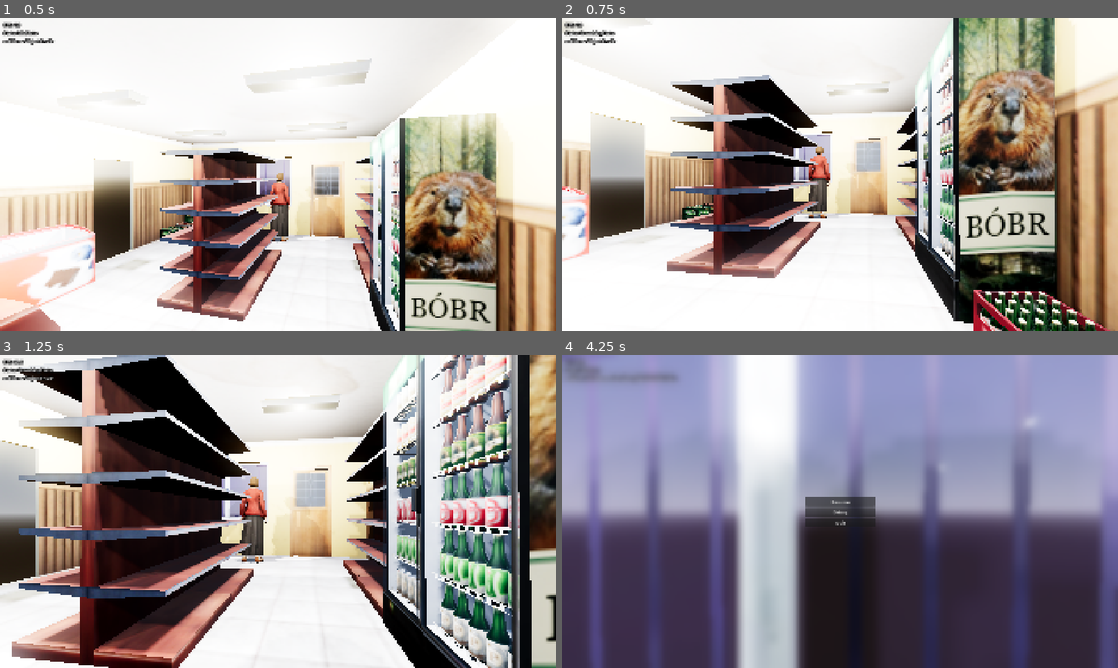
Above: before the commit, frames 1-4 (two rows, left to right).
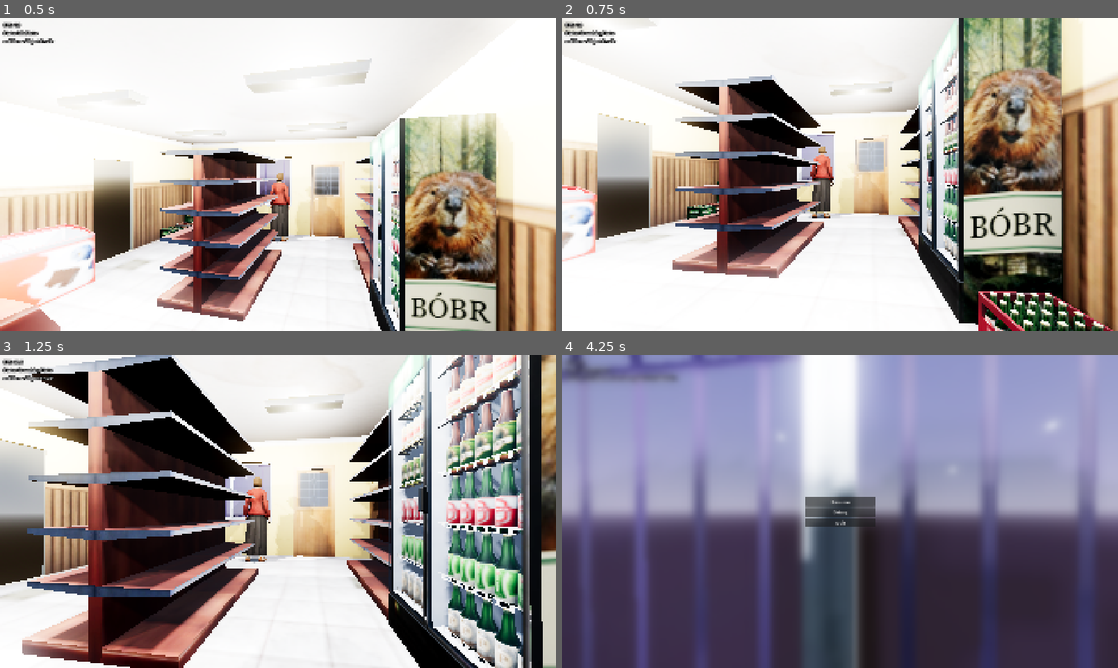
Above: after the commit, the same moments.

Repository: takanazwa5/ProjektMonopolowy
Game: Godot game, scene res://scenes/game/game.tscn
The game is run twice, just before and just after one commit, with the same random seed, the same clock (stepped at 60 frames per second) and the same inputs.
Inputs (mouse positions are in pixels of both pictures, inside the frame that each line leads up to):
- Up to frame 1 (0.5 s): no input
- Up to frame 2 (0.75 s): tap Enter at 0.5 s; move the mouse to (867, 174) at 0.52 s; hold W (walk_forward) from 0.53 s (still down); hold Ctrl (crouch) from 0.53 s (still down); click (867, 174) at 0.67 s
- Up to frame 3 (1.25 s): keep holding W (walk_forward); keep holding Ctrl (crouch)
- Up to frame 4 (4.25 s): keep holding W (walk_forward); move the mouse to (812, 511) at 1.27 s; release Ctrl (crouch) at 1.28 s; tap G (drop_item) at 1.35 s; click (812, 511) at 1.42 s; move the mouse to (851, 505) at 2.02 s; hold E (interact) 2.03-2.78 s; click (851, 505) at 2.17 s; move the mouse to (834, 517) at 2.77 s; tap Ctrl (crouch) at 2.85 s; click (834, 517) at 2.92 s; move the mouse to (878, 514) at 3.52 s; hold G (drop_item) from 3.53 s (still down); click (878, 514) at 3.67 s; tap Escape (ui_cancel) at 4.15 s

Frame 1 is identical in both runs. In frame 2, 28% of the frame differs, in the area x 0-100%, y 0-100%; in frame 3, 34%; in frame 4, 38%.

Commit message:
Improve input handling and add gamepad support
Refactored player input to better handle mouse and gamepad controls, including camera movement via right stick. Updated input mappings in project.godot to support gamepad axes and buttons, and reduced deadzones for more responsive movement. Also updated pause menu input to use string name reference.

Diff:
--- a/features/pause_menu/pause_menu.gd
+++ b/features/pause_menu/pause_menu.gd
@@ -34,7 +34,7 @@
 
 func _unhandled_key_input(event: InputEvent) -> void:
 
-	if event.is_action_pressed("ui_cancel"):
+	if event.is_action_pressed(&"ui_cancel"):
 
 		if not visible:
 
--- a/features/player/player.gd
+++ b/features/player/player.gd
@@ -26,25 +26,30 @@
 
 func _unhandled_input(event: InputEvent) -> void:
 
-	if event is InputEventMouseMotion and Input.mouse_mode == Input.MOUSE_MODE_CAPTURED:
+	if Input.mouse_mode == Input.MOUSE_MODE_CAPTURED and can_move_camera:
 
-		if not can_move_camera:
+		if event is InputEventMouseMotion:
 
-			return
-
-		rotate_y(-event.relative.x * 0.001)
-		camera.rotate_x(-event.relative.y * 0.001)
-		camera.rotation.x = clampf(camera.rotation.x, deg_to_rad(-80), deg_to_rad(80))
+			rotate_y(deg_to_rad(-event.relative.x) * 0.05)
+			camera.rotate_x(deg_to_rad(-event.relative.y) * 0.05)
+			camera.rotation.x = clampf(camera.rotation.x, deg_to_rad(-80), deg_to_rad(80))
 
 
 func _physics_process(delta: float) -> void:
+
+	# NOTE: Has to be done here because InputEventJoypadMotion is not registered when value stays still.
+	var joy_x_axis_value: float = Input.get_joy_axis(0, JOY_AXIS_RIGHT_X)
+	var joy_y_axis_value: float = Input.get_joy_axis(0, JOY_AXIS_RIGHT_Y)
+	rotate_y(deg_to_rad(-joy_x_axis_value * 100.0) * delta)
+	camera.rotate_x(deg_to_rad(-joy_y_axis_value * 100.0) * delta)
+	camera.rotation.x = clampf(camera.rotation.x, deg_to_rad(-80), deg_to_rad(80))
 
 	if not is_on_floor():
 
 		velocity += get_gravity() * delta
 
 	var input_dir : Vector2 = Input.get_vector("walk_left", "walk_right", "walk_forward", "walk_backward")
-	var direction : Vector3 = (transform.basis * Vector3(input_dir.x, 0, input_dir.y)).normalized()
+	var direction : Vector3 = (transform.basis * Vector3(input_dir.x, 0, input_dir.y)).limit_length()
 
 	if direction and can_move:
 
--- a/project.godot
+++ b/project.godot
@@ -47,24 +47,42 @@
 
 [input]
 
+ui_accept={
+"deadzone": 0.5,
+"events": [Object(InputEventKey,"resource_local_to_scene":false,"resource_name":"","device":0,"window_id":0,"alt_pressed":false,"shift_pressed":false,"ctrl_pressed":false,"meta_pressed":false,"pressed":false,"keycode":4194309,"physical_keycode":0,"key_label":0,"unicode":0,"location":0,"echo":false,"script":null)
+, Object(InputEventKey,"resource_local_to_scene":false,"resource_name":"","device":0,"window_id":0,"alt_pressed":false,"shift_pressed":false,"ctrl_pressed":false,"meta_pressed":false,"pressed":false,"keycode":4194310,"physical_keycode":0,"key_label":0,"unicode":0,"location":0,"echo":false,"script":null)
+, Object(InputEventKey,"resource_local_to_scene":false,"resource_name":"","device":0,"window_id":0,"alt_pressed":false,"shift_pressed":false,"ctrl_pressed":false,"meta_pressed":false,"pressed":false,"keycode":32,"physical_keycode":0,"key_label":0,"unicode":32,"location":0,"echo":false,"script":null)
+, Object(InputEventJoypadButton,"resource_local_to_scene":false,"resource_name":"","device":-1,"button_index":0,"pressure":0.0,"pressed":true,"script":null)
+]
+}
+ui_cancel={
+"deadzone": 0.5,
+"events": [Object(InputEventKey,"resource_local_to_scene":false,"resource_name":"","device":0,"window_id":0,"alt_pressed":false,"shift_pressed":false,"ctrl_pressed":false,"meta_pressed":false,"pressed":false,"keycode":4194305,"physical_keycode":0,"key_label":0,"unicode":0,"location":0,"echo":false,"script":null)
+, Object(InputEventJoypadButton,"resource_local_to_scene":false,"resource_name":"","device":-1,"button_index":1,"pressure":0.0,"pressed":true,"script":null)
+]
+}
 walk_forward={
-"deadzone": 0.5,
+"deadzone": 0.1,
 "events": [Object(InputEventKey,"resource_local_to_scene":false,"resource_name":"","device":-1,"window_id":0,"alt_press …(192 unchanged characters)…
+, Object(InputEventJoypadMotion,"resource_local_to_scene":false,"resource_name":"","device":-1,"axis":1,"axis_value":-1.0,"script":null)
 ]
 }
 walk_backward={
-"deadzone": 0.5,
+"deadzone": 0.1,
 "events": [Object(InputEventKey,"resource_local_to_scene":false,"resource_name":"","device":-1,"window_id":0,"alt_press …(192 unchanged characters)…
+, Object(InputEventJoypadMotion,"resource_local_to_scene":false,"resource_name":"","device":-1,"axis":1,"axis_value":1.0,"script":null)
 ]
 }
 walk_left={
-"deadzone": 0.5,
+"deadzone": 0.1,
 "events": [Object(InputEventKey,"resource_local_to_scene":false,"resource_name":"","device":-1,"window_id":0,"alt_press …(191 unchanged characters)…
+, Object(InputEventJoypadMotion,"resource_local_to_scene":false,"resource_name":"","device":-1,"axis":0,"axis_value":-1.0,"script":null)
 ]
 }
 walk_right={
-"deadzone": 0.5,
+"deadzone": 0.1,
 "events": [Object(InputEventKey,"resource_local_to_scene":false,"resource_name":"","device":-1,"window_id":0,"alt_press …(192 unchanged characters)…
+, Object(InputEventJoypadMotion,"resource_local_to_scene":false,"resource_name":"","device":-1,"axis":0,"axis_value":1.0,"script":null)
 ]
 }
 crouch={
